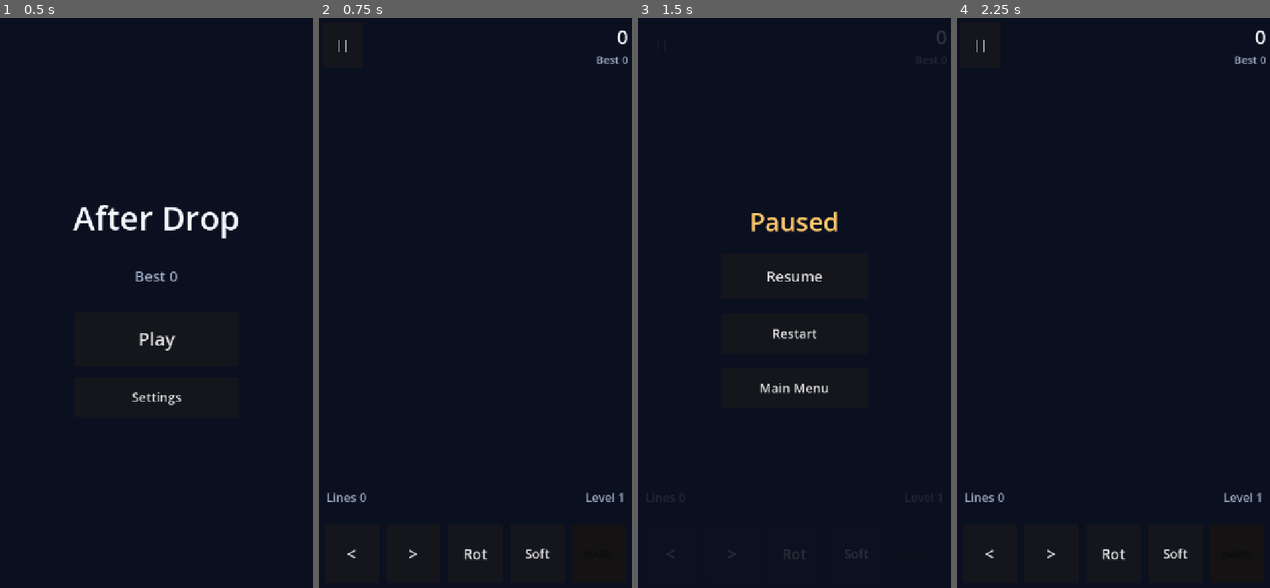
Above: before the commit, frames 1-4 (left to right).
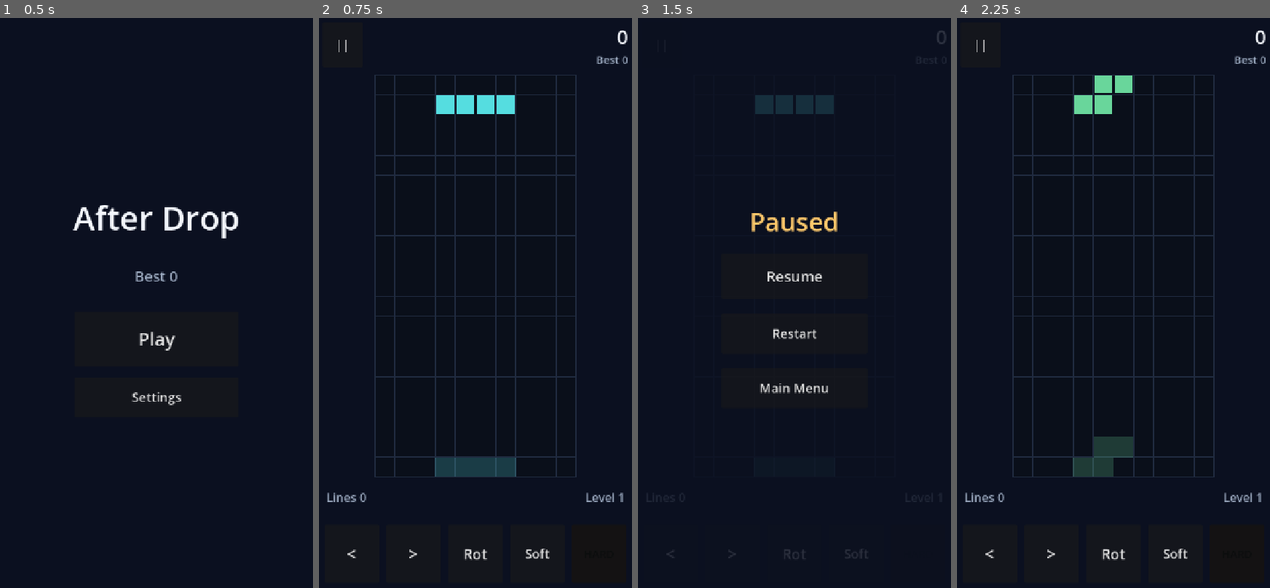
Above: after the commit, the same moments.

Repository: shahadathhs/DropGrid
Game: Godot game, scene res://scenes/main_menu.tscn
Same seed, same stepped clock (60 frames per second), same inputs: the game is played once before the commit and once after it.
Inputs:
- Up to frame 1 (0.5 s): no input
- Up to frame 2 (0.75 s): click "Play" at 0.5 s
- Up to frame 3 (1.5 s): click "||" at 1.25 s
- Up to frame 4 (2.25 s): click "Restart" at 2 s

Frame 1 is identical in both runs. In frame 2, 5.4% of the frame differs, in the area x 17-83%, y 9-81%; in frame 3, 0.8%; in frame 4, 5.4%.

Commit message:
Fix invisible board (zero-size view) and pause on pre-focus focus-out

Diff:
--- a/scenes/game.tscn
+++ b/scenes/game.tscn
@@ -82,21 +82,9 @@
 text = "Best 0"
 horizontal_alignment = 2
 
-[node name="BoardContainer" type="CenterContainer" parent="Root"]
-layout_mode = 2
-size_flags_vertical = 3
-
-[node name="Aspect" type="AspectRatioContainer" parent="Root/BoardContainer"]
-layout_mode = 2
-size_flags_horizontal = 3
-size_flags_vertical = 3
-ratio = 0.5
-stretch_mode = 2
-
-[node name="BoardView" type="Control" parent="Root/BoardContainer/Aspect"]
-unique_name_in_owner = true
-layout_mode = 2
-size_flags_horizontal = 3
+[node name="BoardView" type="Control" parent="Root"]
+unique_name_in_owner = true
+layout_mode = 2
 size_flags_vertical = 3
 script = ExtResource("2_board")
 
--- a/scripts/board_view.gd
+++ b/scripts/board_view.gd
@@ -17,6 +17,7 @@
 	rows = game.board.rows
 	game.board_changed.connect(queue_redraw)
 	game.piece_locked.connect(_on_piece_locked)
+	resized.connect(queue_redraw) # containers set our size after setup
 	queue_redraw()
 
 
--- a/scripts/game.gd
+++ b/scripts/game.gd
@@ -12,6 +12,7 @@
 @onready var _game_over_overlay: Control = %GameOverOverlay
 
 var game: GameController
+var _window_had_focus := false
 
 
 func _ready() -> void:
@@ -34,8 +35,13 @@
 
 func _notification(what: int) -> void:
 	# Backgrounding the app (e.g. a phone call, switching apps) should pause
-	# the game rather than let it keep falling unseen.
-	if what == NOTIFICATION_APPLICATION_FOCUS_OUT or what == NOTIFICATION_APPLICATION_PAUSED:
+	# the game rather than let it keep falling unseen. On Android the window
+	# can briefly start out unfocused during launch, so treat focus loss as
+	# backgrounding only after the window has actually held focus once.
+	if what == NOTIFICATION_APPLICATION_FOCUS_IN:
+		_window_had_focus = true
+	elif what == NOTIFICATION_APPLICATION_PAUSED \
+			or (what == NOTIFICATION_APPLICATION_FOCUS_OUT and _window_had_focus):
 		if is_instance_valid(game) and game.state == GameController.State.PLAYING:
 			game.set_paused(true)
 
--- /dev/null
+++ b/tests/test_game_scene.gd
@@ -0,0 +1,42 @@
+extends GutTest
+## Scene-level checks: the game screen must actually play when it runs.
+
+var _scene: Control
+
+
+func before_each() -> void:
+	_scene = load("res://scenes/game.tscn").instantiate()
+	add_child_autofree(_scene)
+
+
+func test_piece_falls_when_the_scene_processes_frames() -> void:
+	var start_y: int = _scene.game.active_position.y
+	simulate(_scene, 120, 1.0 / 60.0) # ~2 seconds of frames
+	assert_gt(_scene.game.active_position.y, start_y, "the active piece should have fallen")
+
+
+func test_board_view_gets_a_real_size_from_the_layout() -> void:
+	# Regression: wrapping the view in a CenterContainer collapsed it to 0x0,
+	# which drew the whole board as an invisible dot.
+	await get_tree().process_frame
+	var board: Control = _scene.get_node("%BoardView")
+	assert_gt(board.size.x, 0.0, "board width must not be zero")
+	assert_gt(board.size.y, 0.0, "board height must not be zero")
+
+
+func test_focus_out_during_launch_does_not_pause_the_game() -> void:
+	# Android can deliver a focus-out during launch, before the window was
+	# ever focused; the game must keep playing through it.
+	_scene.notification(Control.NOTIFICATION_APPLICATION_FOCUS_OUT)
+	assert_eq(_scene.game.state, GameController.State.PLAYING)
+	var start_y: int = _scene.game.active_position.y
+	simulate(_scene, 60, 1.0 / 60.0)
+	assert_gt(_scene.game.active_position.y, start_y, "the piece should still fall")
+
+
+func test_backgrounding_after_focus_pauses_visibly() -> void:
+	_scene.notification(Control.NOTIFICATION_APPLICATION_FOCUS_IN)
+	_scene.notification(Control.NOTIFICATION_APPLICATION_FOCUS_OUT)
+	assert_eq(_scene.game.state, GameController.State.PAUSED)
+	var overlay: Control = _scene.get_node("%PauseOverlay")
+	assert_true(overlay.visible, "a paused game must show the pause overlay")
Not shown, added: tests/test_game_scene.gd.uid
